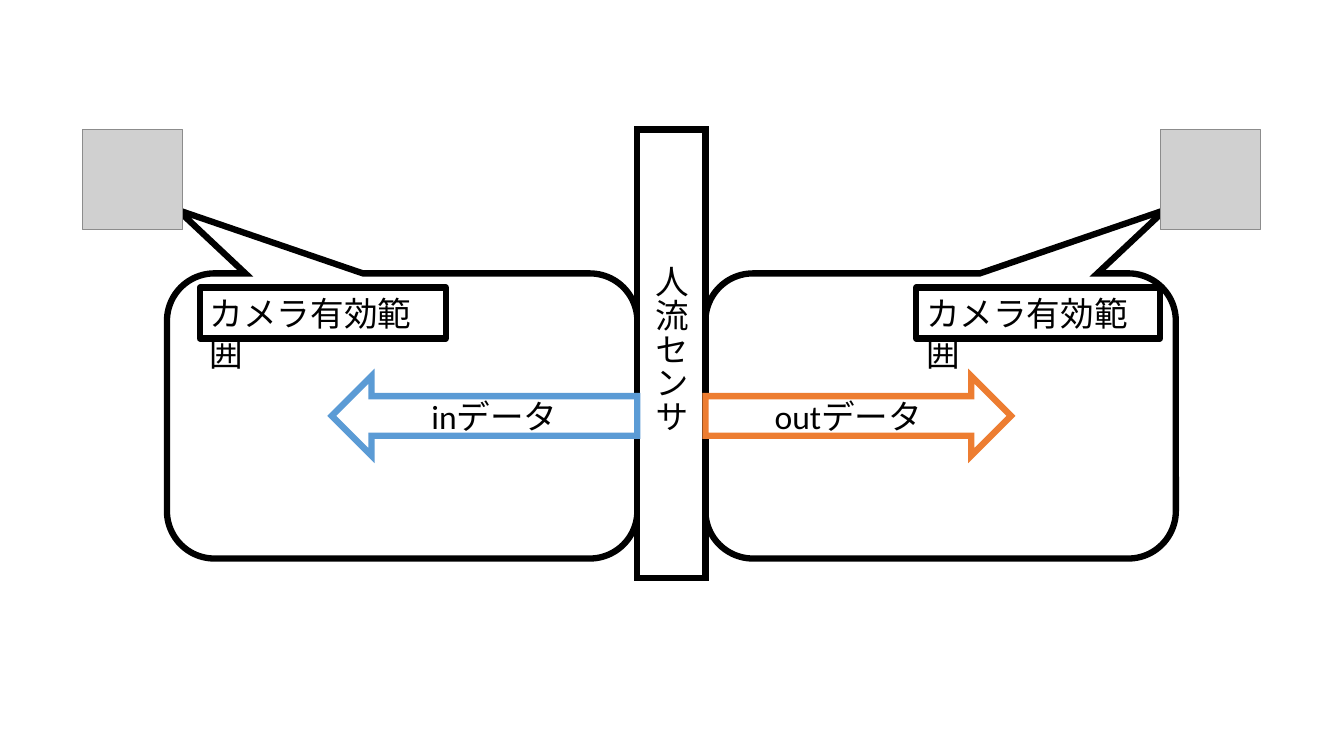
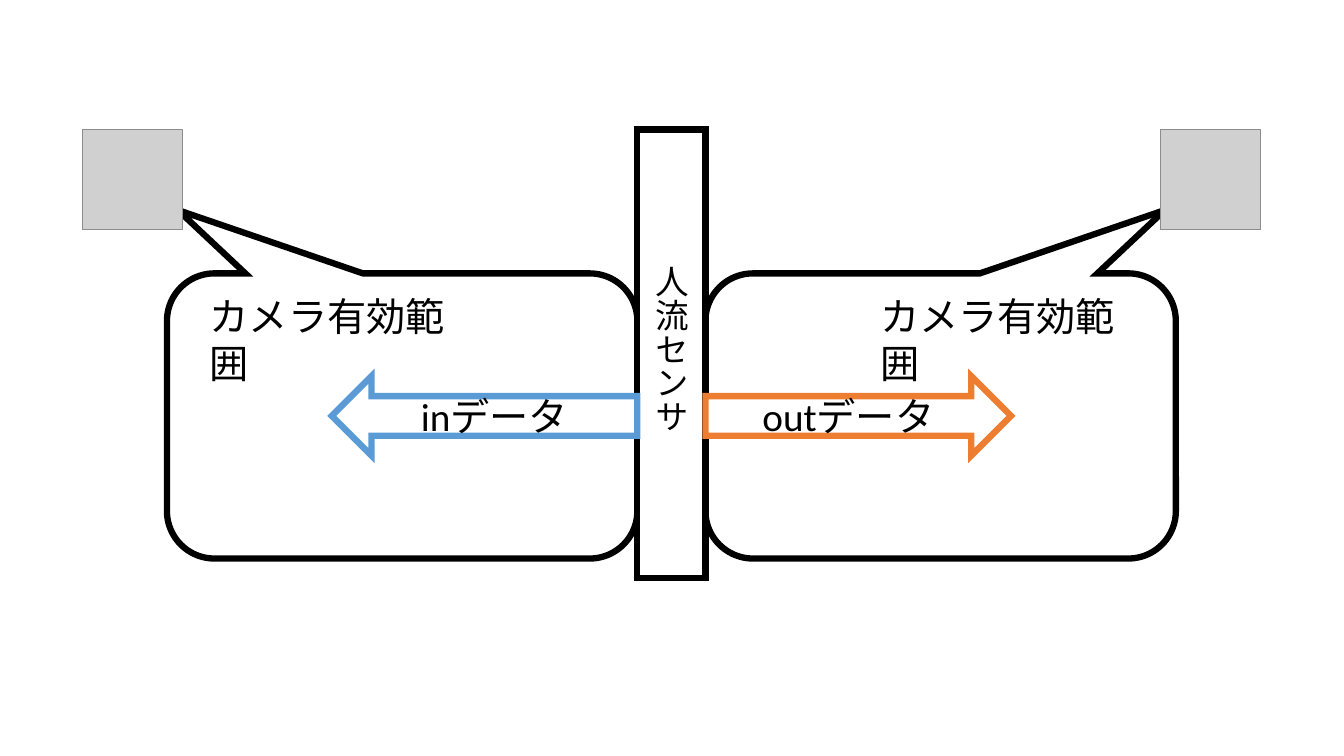
Before and after one commit to ao-megane/LplcOpenDataConverter, a slide deck: slide 2 of LplcOpenDataConverter/LplcOpenDataConverter/genko/カメラ設置条件図.pptx. Drawn at 1344x756 pixels with LibreOffice and Linux fonts; fonts in the diff are those of the drawing; grey boxes stand for pictures. Boxes give left, top, right and bottom in pixels: in the first picture for what was removed or moved away, otherwise in the second. Text is boxed around its words. In the diff, an @@ line names an element or a change of style, - is before the commit and + after.

```diff
--- a/LplcOpenDataConverter/LplcOpenDataConverter/genko/カメラ設置条件図.pptx
+++ b/LplcOpenDataConverter/LplcOpenDataConverter/genko/カメラ設置条件図.pptx
@@ text "カメラ有効範囲": place and size @@
-text "カメラ有効範囲" at bbox=[200, 287, 446, 338]
+text "カメラ有効範囲" at bbox=[210, 298, 445, 382]
@@ text "カメラ有効範囲" at bbox=[210, 298, 445, 382]: size 24 to 28 pt; outline #000000 4.5 pt to none @@
@@ text "カメラ有効範囲" at bbox=[880, 298, 1115, 382]: size 24 to 28 pt; outline #000000 4.5 pt to none @@
@@ text "カメラ有効範囲": place and size @@
-text "カメラ有効範囲" at bbox=[917, 287, 1160, 338]
+text "カメラ有効範囲" at bbox=[880, 298, 1115, 382]
@@ left arrow "inデータ" at bbox=[332, 376, 637, 456]: size 24 to 28 pt @@
@@ right arrow "outデータ" at bbox=[706, 376, 1011, 456]: size 24 to 28 pt @@
```
Also in this commit, not shown: 6 other files.
